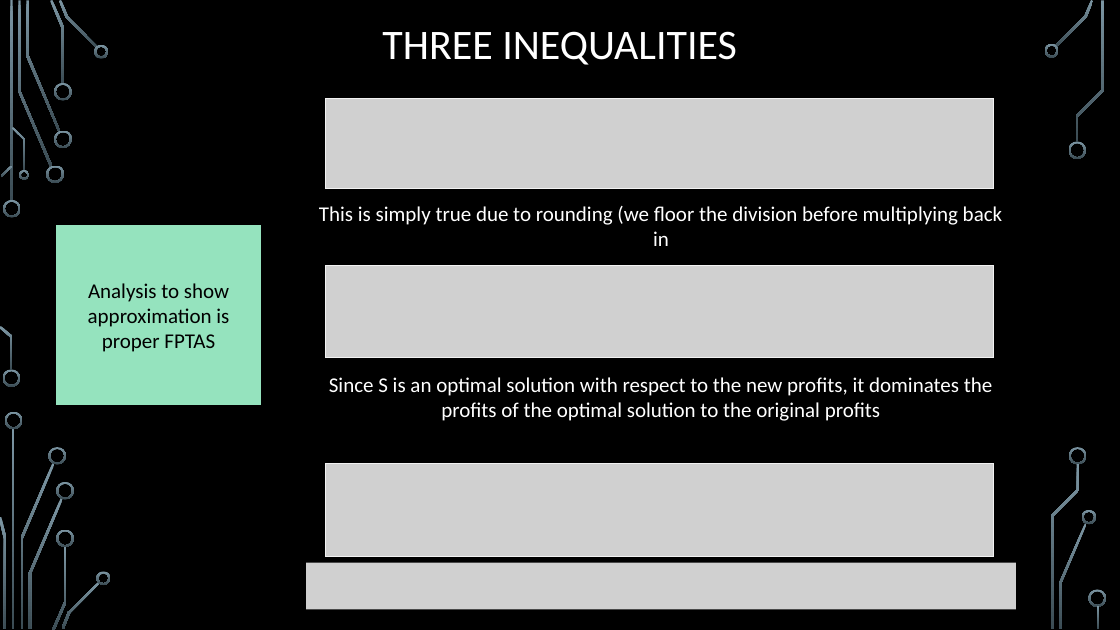
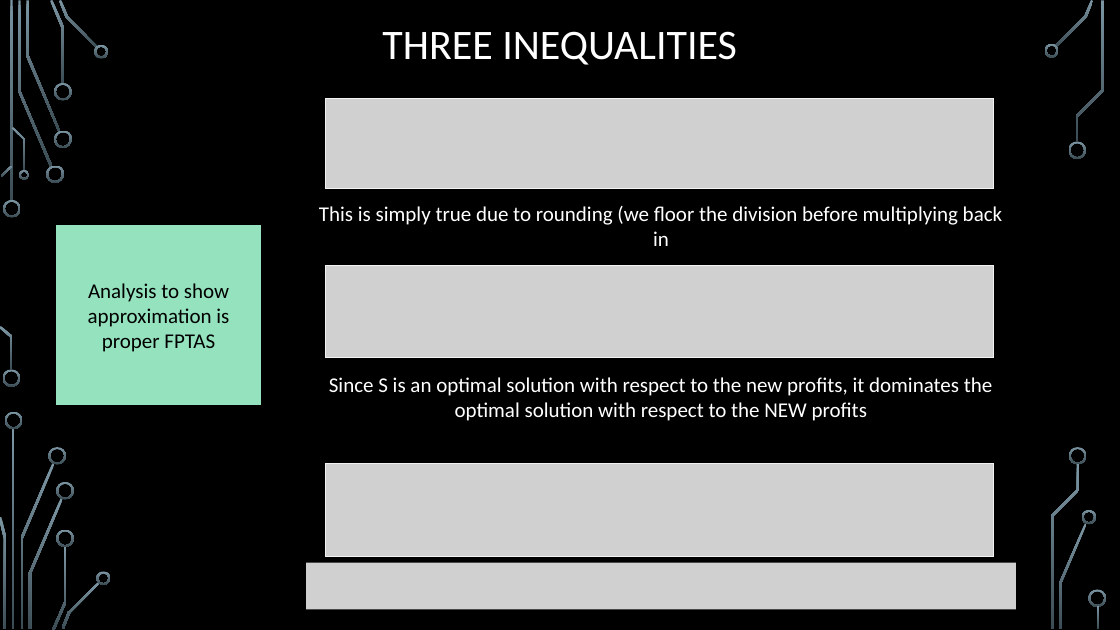
Before and after one commit to markfloryan/advAlgo, a slide deck: slide 32 of slides/Approx-02-More.pptx (slide 33 before the commit). Drawn at 1120x630 pixels with LibreOffice and Linux fonts; fonts in the diff are those of the drawing; grey boxes stand for pictures; background and template pictures are left out. Boxes give left, top, right and bottom in pixels: in the first picture for what was removed or moved away, otherwise in the second. Text is boxed around its words. In the diff, an @@ line names an element or a change of style, - is before the commit and + after.

```diff
--- a/slides/Approx-02-More.pptx
+++ b/slides/Approx-02-More.pptx
@@ text at (329, 377, 992, 421): text changed @@
-Since S is an optimal solution with respect to the new profits, it dominates the profits of the optimal solution to the original profits
+Since S is an optimal solution with respect to the new profits, it dominates the optimal solution with respect to the NEW profits
```
Also in this commit, not shown: 2 other slides changed, 1 slide removed, 1 other file.
